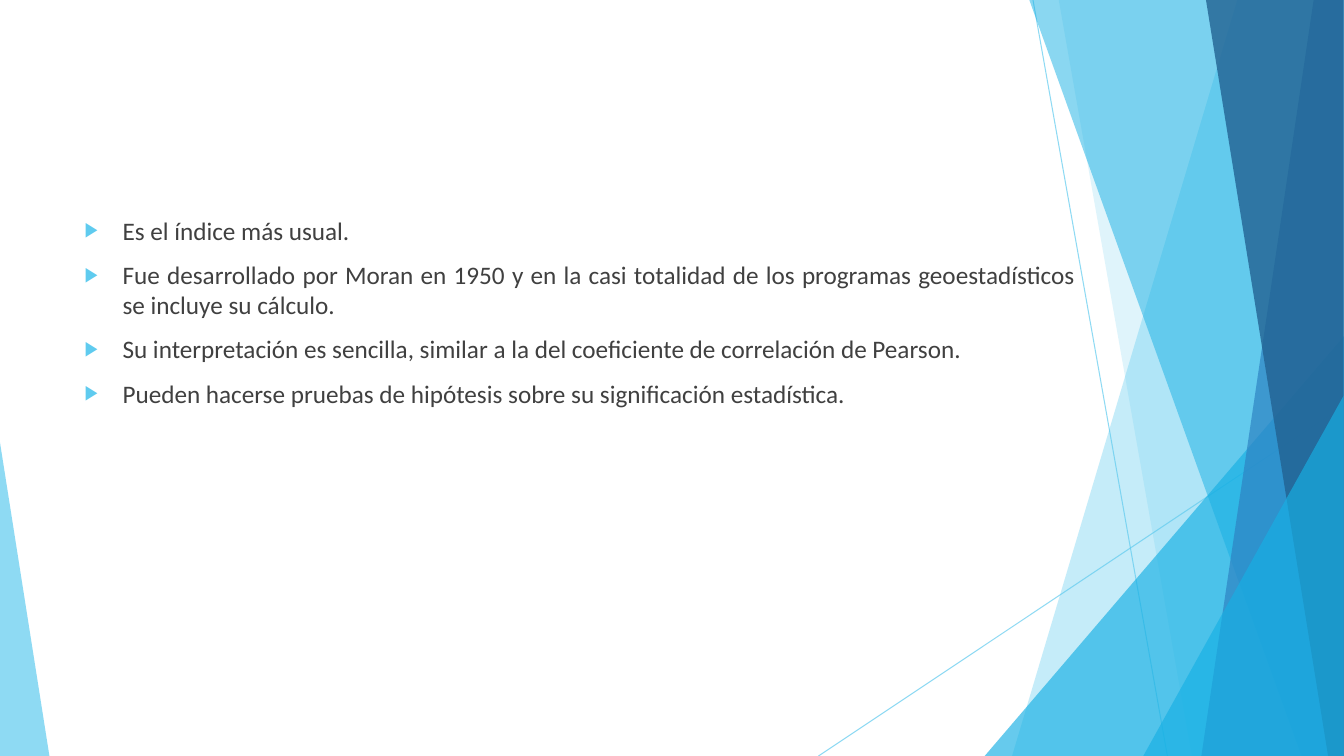
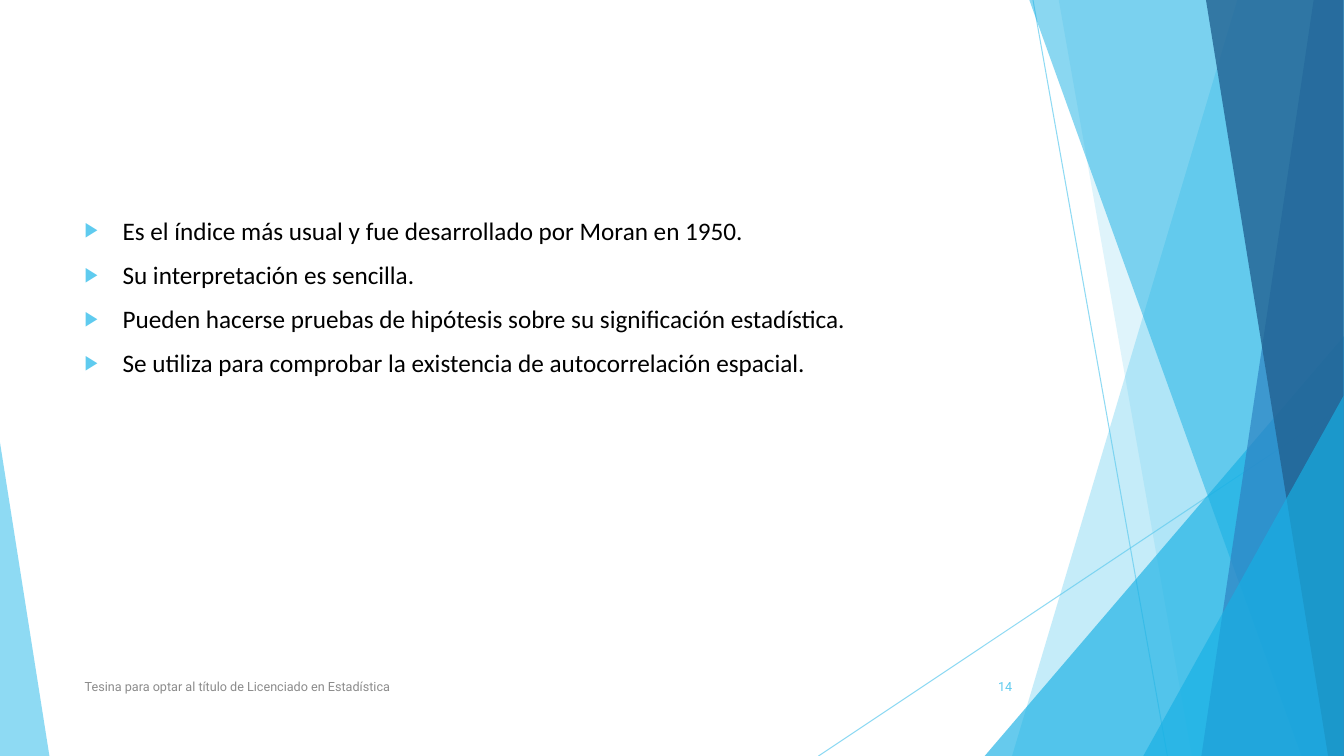
Before and after one commit to Seferra18/Tesina, a slide deck: slide 14 of ppt.pptx. Drawn at 1344x756 pixels with LibreOffice and Linux fonts; fonts in the diff are those of the drawing; grey boxes stand for pictures. Boxes give left, top, right and bottom in pixels: in the first picture for what was removed or moved away, otherwise in the second. Text is boxed around its words. In the diff, an @@ line names an element or a change of style, - is before the commit and + after.

Commit message:
Para compartir

```diff
--- a/ppt.pptx
+++ b/ppt.pptx
@@ text at (123, 222, 742, 288): text changed; text colour #404040 to #000000 @@
-▶ Es el índice más usual.
-▶ Fue desarrollado por Moran en 1950 y en la casi totalidad de los programas geoestadísticos se incluye su cálculo.
-▶ Su interpretación es sencilla, similar a la del coeficiente de correlación de Pearson.
+▶ Es el índice más usual y fue desarrollado por Moran en 1950.
+▶ Su interpretación es sencilla.
@@ text at (123, 310, 845, 333): text colour #404040 to #000000 in "Pueden hacerse pruebas de hipótesis sobre su ..." @@
@@ text at (123, 354, 804, 376): paragraph added @@
+▶ Se utiliza para comprobar la existencia de autocorrelación espacial.
@@ text added at (85, 681, 390, 694), 9 pt, text #8C8C8C @@
+Tesina para optar al título de Licenciado en Estadística
@@ page number added at (998, 682, 1012, 691), 9 pt, text #5FCBEF @@
+14
```
Also in this commit, not shown: 24 other slides changed, 18 slides added, 7 slides removed.
